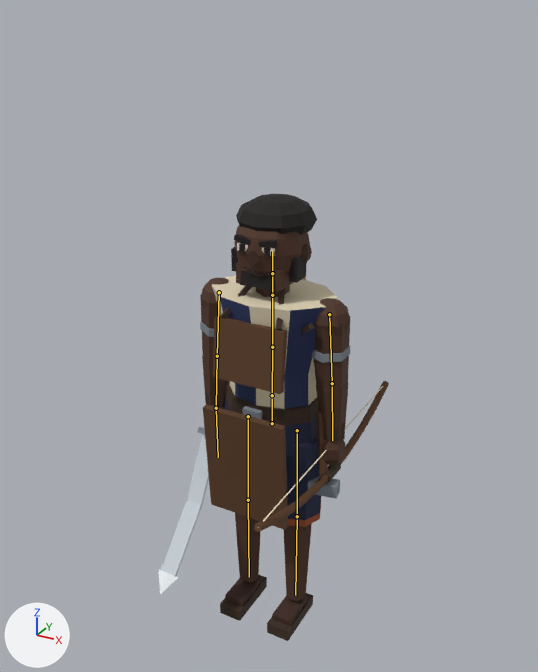
What one commit did to the glTF model public/models/flomo.glb.
The view is the same before and after, from a camera (50 mm lens) standing at (1.18, -2.17, 2.32) and looking at (0.01, -0.05, 1.27). Every picture has the same lights, and +X, +Y and +Z are marked at lower left. The first picture is the older version. The bones that change, and the others that lie on the model, are drawn over the model as lines.

In view in the first picture: 'Bow', 'Cutlass', 'Flomo'.
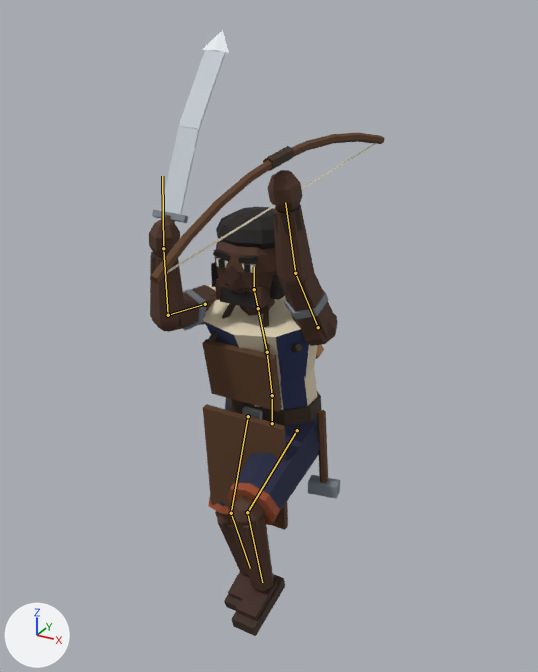
The newer file adds an action. The first version stands in its rest pose; the second is drawn at frame 20 of the action 'Climb'.

Scene script edits in JSON lines:
```json
{"block": "bone_spine", "where": "bone_spine = bpy.data.objects['FlomoRig'].pose.bones['spine']  # child of 'hips'"}
{"op": "set", "path": "bone_spine.rotation_quaternion", "old": "(1.0, 0.0, 0.0, 0.0)", "new": "(0.995, 0.105, 0.0, 0.0)", "note": "degrees (0, 0, 0) -> degrees (12, 0, 0)"}
{"block": "bone_chest", "where": "bone_chest = bpy.data.objects['FlomoRig'].pose.bones['chest']  # child of 'spine'"}
{"op": "set", "path": "bone_chest.rotation_quaternion", "old": "(1.0, 0.0, 0.0, 0.0)", "new": "(0.999, 0.052, 0.0, 0.0)", "note": "degrees (0, 0, 0) -> degrees (6, 0, 0)"}
{"block": "bone_head", "where": "bone_head = bpy.data.objects['FlomoRig'].pose.bones['head']  # child of 'neck'"}
{"op": "set", "path": "bone_head.rotation_quaternion", "old": "(1.0, 0.0, 0.0, 0.0)", "new": "(0.988, -0.156, 0.0, 0.0)", "note": "degrees (0, 0, 0) -> degrees (-18, 0, 0)"}
{"block": "bone_upperarm_l", "where": "bone_upperarm_l = bpy.data.objects['FlomoRig'].pose.bones['upperarm.L']  # child of 'chest'"}
{"op": "set", "path": "bone_upperarm_l.rotation_quaternion", "old": "(1.0, 0.0, 0.0, 0.0)", "new": "(-0.105, 0.995, 0.0, 0.0)", "note": "degrees (0, 0, 0) -> degrees (-168, 0, 0)"}
{"block": "bone_forearm_l", "where": "bone_forearm_l = bpy.data.objects['FlomoRig'].pose.bones['forearm.L']  # child of 'upperarm.L'"}
{"op": "set", "path": "bone_forearm_l.rotation_quaternion", "old": "(1.0, 0.0, 0.0, 0.0)", "new": "(0.985, -0.174, 0.0, 0.0)", "note": "degrees (0, 0, 0) -> degrees (-20, 0, 0)"}
{"block": "bone_upperarm_r", "where": "bone_upperarm_r = bpy.data.objects['FlomoRig'].pose.bones['upperarm.R']  # child of 'chest'"}
{"op": "set", "path": "bone_upperarm_r.rotation_quaternion", "old": "(1.0, 0.0, 0.0, 0.0)", "new": "(-0.5, 0.866, 0.0, 0.0)", "note": "degrees (0, 0, 0) -> degrees (-120, 0, 0)"}
{"block": "bone_forearm_r", "where": "bone_forearm_r = bpy.data.objects['FlomoRig'].pose.bones['forearm.R']  # child of 'upperarm.R'"}
{"op": "set", "path": "bone_forearm_r.rotation_quaternion", "old": "(1.0, 0.0, 0.0, 0.0)", "new": "(0.793, -0.609, 0.0, 0.0)", "note": "degrees (0, 0, 0) -> degrees (-75, 0, 0)"}
{"block": "bone_thigh_l", "where": "bone_thigh_l = bpy.data.objects['FlomoRig'].pose.bones['thigh.L']  # child of 'hips'"}
{"op": "set", "path": "bone_thigh_l.rotation_quaternion", "old": "(1.0, 0.0, 0.0, 0.0)", "new": "(-0.819, 0.574, 0.0, 0.0)", "note": "degrees (0, 0, 0) -> degrees (-70, 0, 0)"}
{"block": "bone_shin_l", "where": "bone_shin_l = bpy.data.objects['FlomoRig'].pose.bones['shin.L']  # child of 'thigh.L'"}
{"op": "set", "path": "bone_shin_l.rotation_quaternion", "old": "(1.0, 0.0, 0.0, 0.0)", "new": "(0.737, 0.676, 0.0, 0.0)", "note": "degrees (0, 0, 0) -> degrees (85, 0, 0)"}
{"block": "bone_thigh_r", "where": "bone_thigh_r = bpy.data.objects['FlomoRig'].pose.bones['thigh.R']  # child of 'hips'"}
{"op": "set", "path": "bone_thigh_r.rotation_quaternion", "old": "(1.0, 0.0, 0.0, 0.0)", "new": "(-0.985, 0.174, 0.0, 0.0)", "note": "degrees (0, 0, 0) -> degrees (-20, 0, 0)"}
{"block": "bone_shin_r", "where": "bone_shin_r = bpy.data.objects['FlomoRig'].pose.bones['shin.R']  # child of 'thigh.R'"}
{"op": "set", "path": "bone_shin_r.rotation_quaternion", "old": "(1.0, 0.0, 0.0, 0.0)", "new": "(0.94, 0.342, 0.0, 0.0)", "note": "degrees (0, 0, 0) -> degrees (40, 0, 0)"}
```

Location of each change, [x1, y1, x2, y2] in pixels of the pictures (538 x 672 px):
```json
{"object": "Flomo", "change": "posed", "before": [200, 194, 350, 641], "after": [149, 170, 340, 636], "on screen": "27% wider"}
{"object": "Cutlass", "change": "posed", "before": [158, 427, 209, 594], "after": [152, 30, 229, 258]}
{"object": "Bow", "change": "posed", "before": [254, 381, 389, 532], "after": [150, 133, 384, 284], "on screen": "73% wider"}
{"bone": "spine", "before": "(272, 395) to (272, 347)", "after": "(272, 395) to (267, 352)"}
{"bone": "chest", "before": "(272, 347) to (272, 295)", "after": "(267, 352) to (258, 308)"}
{"bone": "head", "before": "(272, 273) to (272, 251)", "after": "(254, 289) to (254, 267)"}
{"bone": "upperarm.L", "before": "(329, 314) to (332, 383)", "after": "(318, 327) to (295, 273)"}
{"bone": "forearm.L", "before": "(332, 383) to (332, 440)", "after": "(295, 273) to (285, 202)"}
{"bone": "upperarm.R", "before": "(219, 292) to (217, 356)", "after": "(205, 304) to (168, 315)"}
{"bone": "forearm.R", "before": "(217, 356) to (216, 408)", "after": "(168, 315) to (163, 248)"}
{"bone": "thigh.L", "before": "(297, 430) to (297, 516)", "after": "(297, 430) to (247, 512)"}
{"bone": "shin.L", "before": "(297, 516) to (295, 595)", "after": "(247, 512) to (262, 582)"}
{"bone": "thigh.R", "before": "(248, 416) to (248, 500)", "after": "(248, 416) to (231, 513)"}
{"bone": "shin.R", "before": "(248, 500) to (249, 577)", "after": "(231, 513) to (250, 568)"}
```
